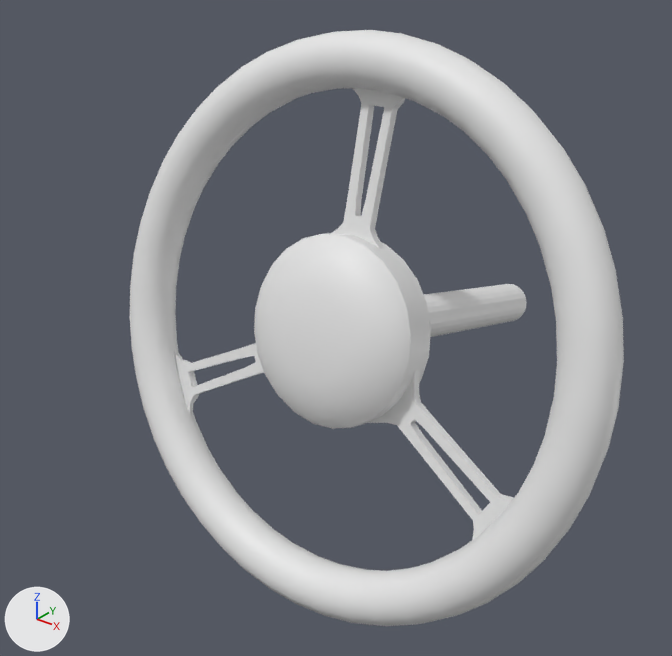
What one commit did to the FBX model CrowUnitySouces/Assets/Models/SM_Dash_Wheel.FBX.
Rendered twice from a 50 mm camera at (6.15, -7.65, 4.84) aimed at (-0.2, 0.28, -0.08). Every picture has the same lights, and +X, +Y and +Z are marked at lower left. Where no turn or scale is listed for an object, it has been applied to the vertices.

In view in the first picture: 'Wheel_BarLeft', 'Wheel_BarRight', 'Wheel_BarTop', 'Wheel_Centre', 'Wheel_Handle'.
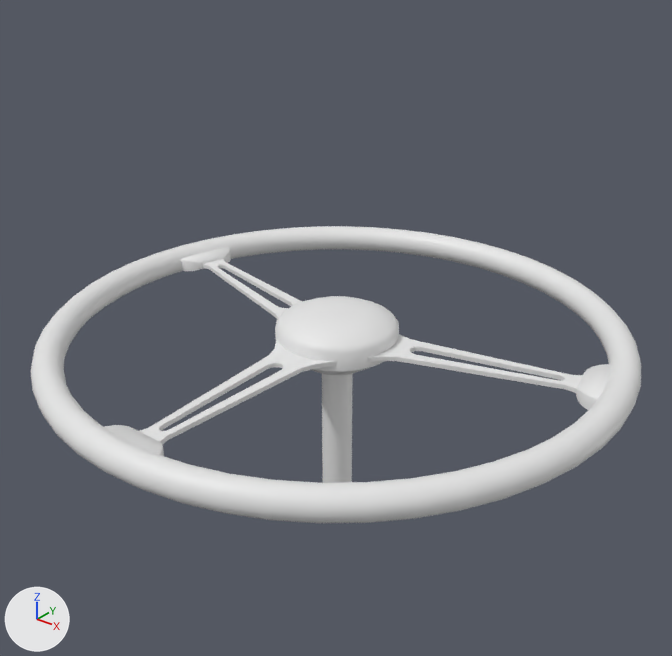
The change, as a list of edits to the scene's bpy script:
```text
Change me_mesh_001:
    used by ob_wheel_centre; location = (0.0, 0.21, -0.01)
    remove me_mesh_001.from_pydata(...)  # 194 vertices, 216 faces; spans x -1.14..1.14, y -0.78..4.2, z -1.39..1.19
    add me_mesh_001.from_pydata(...)  # 193 vertices, 192 faces; spans x -0.73..0.73, y -0.67..0.79, z -2.45..0.29
    me_mesh_001 part 1: 194 vertices removed from x -1.14..1.14, y -0.78..4.2, z -1.39..1.19; 193 vertices added at x -0.73..0.73, y -0.67..0.79, z -2.45..0.29
Add me_mesh_006:
    me_mesh_006.from_pydata(...)  # 104 vertices, 196 faces; spans x -2.85..-0.34, y -0.33..0.94, z -0.05..0.0
Add me_mesh_004_1:
    me_mesh_004_1.from_pydata(...)  # 104 vertices, 196 faces; spans x -0.47..0.47, y -2.9..-0.48, z -0.05..0.0
Add me_mesh_1:
    me_mesh_1.from_pydata(...)  # a torus around z (ring radius 3.26, tube radius 0.17) spanning x -3.4..3.45, y -3.43..3.44, z -0.17..0.17
Add me_mesh_007:
    me_mesh_007.from_pydata(...)  # 36 vertices, 64 faces; spans x -3.148..-2.709, y 0.389..1.235, z -0.107..0.07
Add me_mesh_003_1:
    me_mesh_003_1.from_pydata(...)  # 36 vertices, 64 faces; spans x 2.709..3.147, y 0.391..1.237, z -0.107..0.07
Add me_mesh_002_1:
    me_mesh_002_1.from_pydata(...)  # 104 vertices, 196 faces; spans x 0.34..2.85, y -0.33..0.94, z -0.05..0.0
Add me_mesh_005:
    me_mesh_005.from_pydata(...)  # 36 vertices, 64 faces; spans x -0.436..0.439, y -3.141..-2.858, z -0.107..0.07
Remove ob_wheel_handle:
    ob_wheel_handle = bpy.data.objects.new('Wheel_Handle', me_mesh)
    ob_wheel_handle.location = (0.0, 0.0, 0.0)
Remove ob_wheel_barright:
    ob_wheel_barright = bpy.data.objects.new('Wheel_BarRight', me_mesh_003)
    ob_wheel_barright.location = (0.0, 0.17, -0.03)
Change ob_wheel_centre:
    ob_wheel_centre.location: (0.0, 0.21, -0.01) -> (0.0, 0.0, 0.0)
Remove ob_wheel_barleft:
    ob_wheel_barleft = bpy.data.objects.new('Wheel_BarLeft', me_mesh_004)
    ob_wheel_barleft.location = (0.0, 0.17, -0.03)
Remove ob_wheel_bartop:
    ob_wheel_bartop = bpy.data.objects.new('Wheel_BarTop', me_mesh_002)
    ob_wheel_bartop.location = (0.0, 0.17, -0.03)
Add ob_bar_l:
    ob_bar_l = bpy.data.objects.new('Bar_L', me_mesh_006)
    ob_bar_l.location = (0.0, 0.0, 0.0)
Add ob_bar_d:
    ob_bar_d = bpy.data.objects.new('Bar_D', me_mesh_004_1)
    ob_bar_d.location = (0.0, 0.0, 0.0)
Add ob_wheel:
    ob_wheel = bpy.data.objects.new('Wheel', me_mesh_1)
    ob_wheel.location = (0.0, 0.0, 0.0)
Add ob_link_l:
    ob_link_l = bpy.data.objects.new('Link_L', me_mesh_007)
    ob_link_l.location = (0.0, 0.0, 0.0)
Add ob_link_r:
    ob_link_r = bpy.data.objects.new('Link_R', me_mesh_003_1)
    ob_link_r.location = (0.0, 0.0, 0.0)
Add ob_bar_r:
    ob_bar_r = bpy.data.objects.new('Bar_R', me_mesh_002_1)
    ob_bar_r.location = (0.0, 0.0, 0.0)
Add ob_link_d:
    ob_link_d = bpy.data.objects.new('Link_D', me_mesh_005)
    ob_link_d.location = (0.0, 0.0, 0.0)
```

Where the change shows, as pixel boxes (x1, y1, x2, y2) in the pictures (672 x 656 px):
'Wheel_Handle', deleted: before (130, 30, 624, 626)
'Wheel', added: after (31, 226, 641, 523)
'Wheel_Centre', reshaped, moved: before (254, 233, 527, 429); after (275, 296, 399, 483)
'Wheel_BarRight', deleted: before (367, 370, 514, 540)
'Wheel_BarTop', deleted: before (332, 88, 405, 249)
'Bar_D', added: after (139, 340, 337, 444)
'Bar_R', added: after (367, 334, 583, 394)
'Wheel_BarLeft', deleted: before (174, 343, 264, 413)
'Bar_L', added: after (202, 259, 302, 319)
'Link_R', added: after (576, 364, 611, 410)
'Link_D', added: after (104, 425, 164, 456)
'Link_L', added: after (181, 247, 231, 271)
